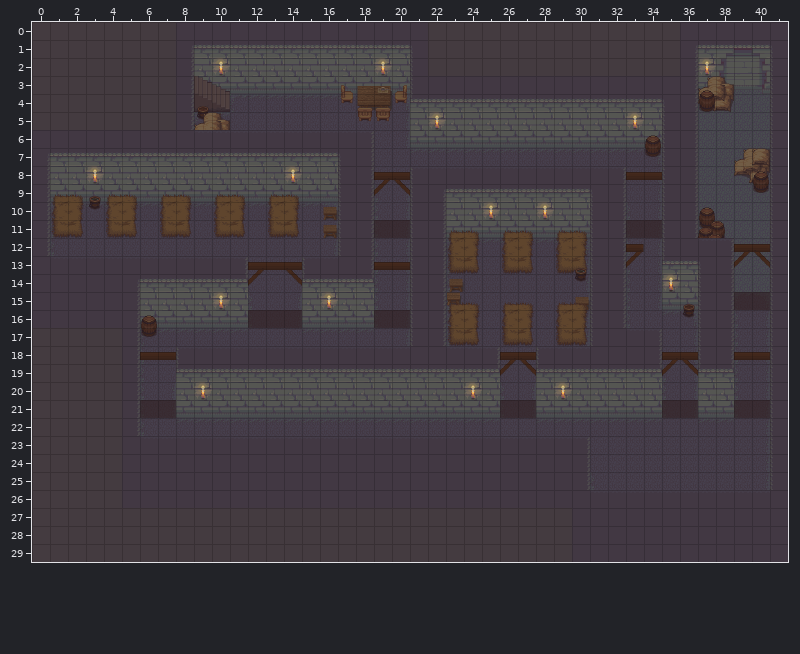
Tiled map, stored at maps/casern_cellar.tmx. Above, as it was before the edit.
Cells are 32x32 px. Shown: x 0..41, y 0..29.
Once edited:
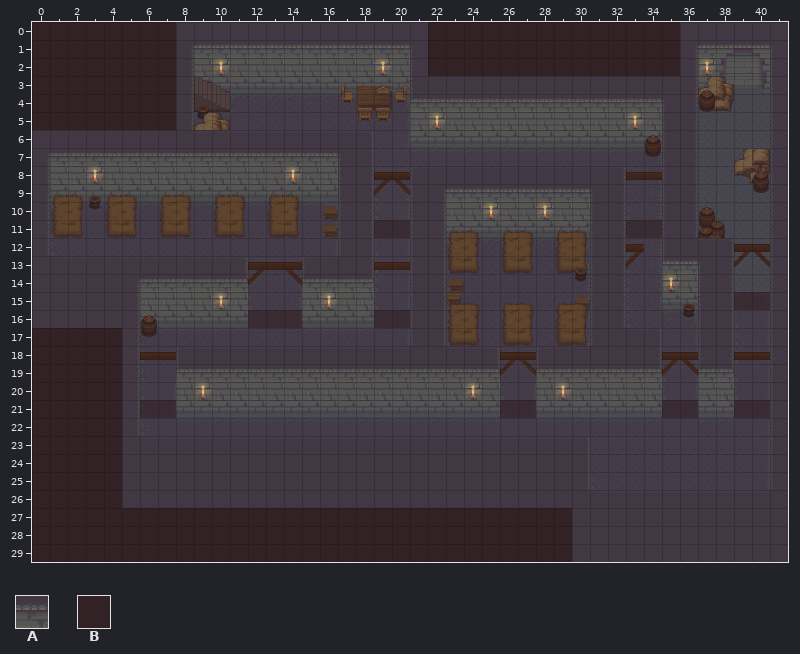
Key: from "castlewalls": A 169; from "dungeon": B 52.
_ is an empty cell.
Tiles replaced or removed in this view: A.
See-through tiles are keyed as they look on the map.
From old to new:
Changed rows in their new state; . is an unchanged cell.
Layer "Ground":
first column x 0:
 0 BBBBBBBB..............BBBBBBBBBBBBBB
 1 BBBBBBBB..............BBBBBBBBBBBBBB
 2 BBBBBBBB..............BBBBBBBBBBBBBB
 3 BBBBBBBB............................
 4 BBBBBBBB............................
 5 BBBBBBBB............................
first column x 0:
17 BBBBB.........................
18 BBBBB.........................
19 BBBBB.........................
20 BBBBB.........................
21 BBBBB.........................
22 BBBBB.........................
23 BBBBB.........................
24 BBBBB.........................
25 BBBBB.........................
26 BBBBB.........................
27 BBBBBBBBBBBBBBBBBBBBBBBBBBBBBB
28 BBBBBBBBBBBBBBBBBBBBBBBBBBBBBB
29 BBBBBBBBBBBBBBBBBBBBBBBBBBBBBB
Layer "Shadow":
first column x 0:
 0 ________..............______________
 1 ________..............______________
 2 ________..............______________
 3 ________............................
 4 ________............................
 5 ________............................
first column x 0:
17 _____.........................
18 _____.........................
19 _____.........................
20 _____.........................
21 _____.........................
22 _____.........................
23 _____.........................
24 _____.........................
25 _____.........................
26 _____.........................
27 ______________________________
28 ______________________________
29 ______________________________
Where, in picture pixels (left, top, right, bottom), the same in both pictures:
changed: (32, 22, 176, 130)
changed: (428, 22, 680, 76)
changed: (32, 328, 572, 562)
